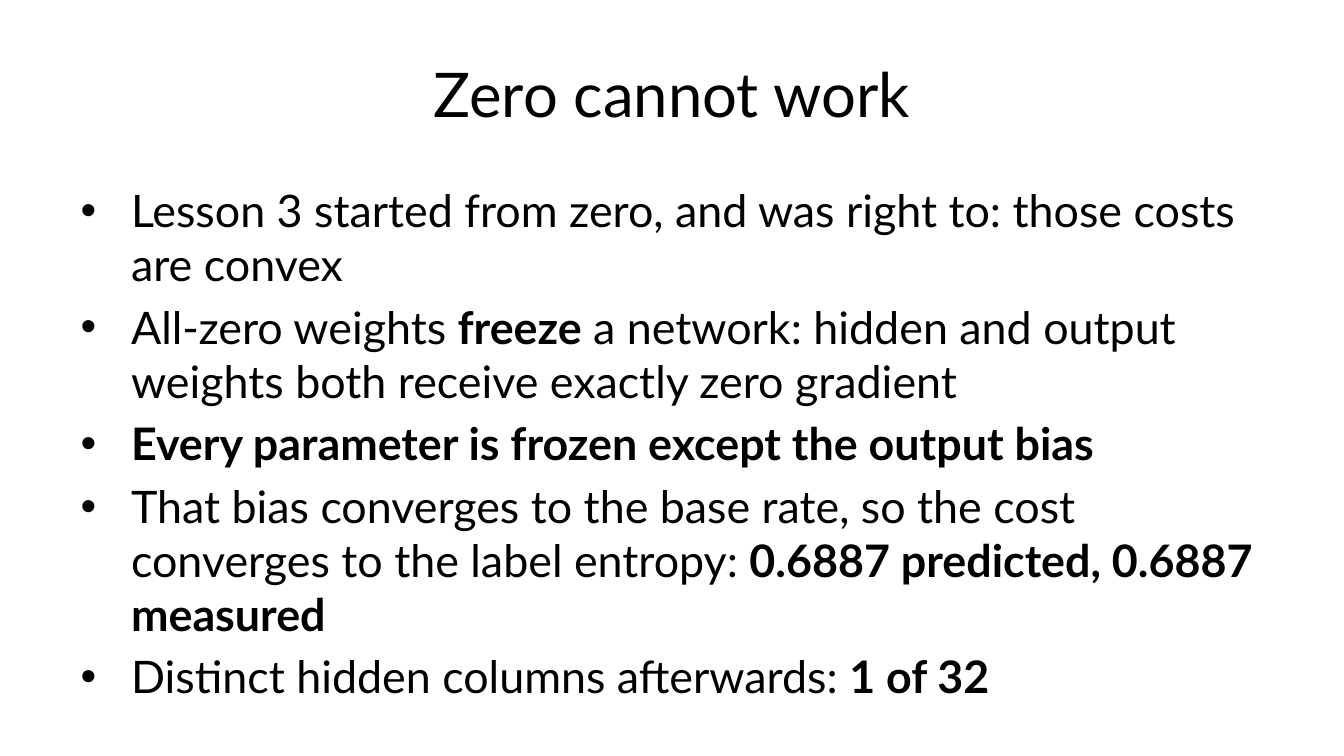
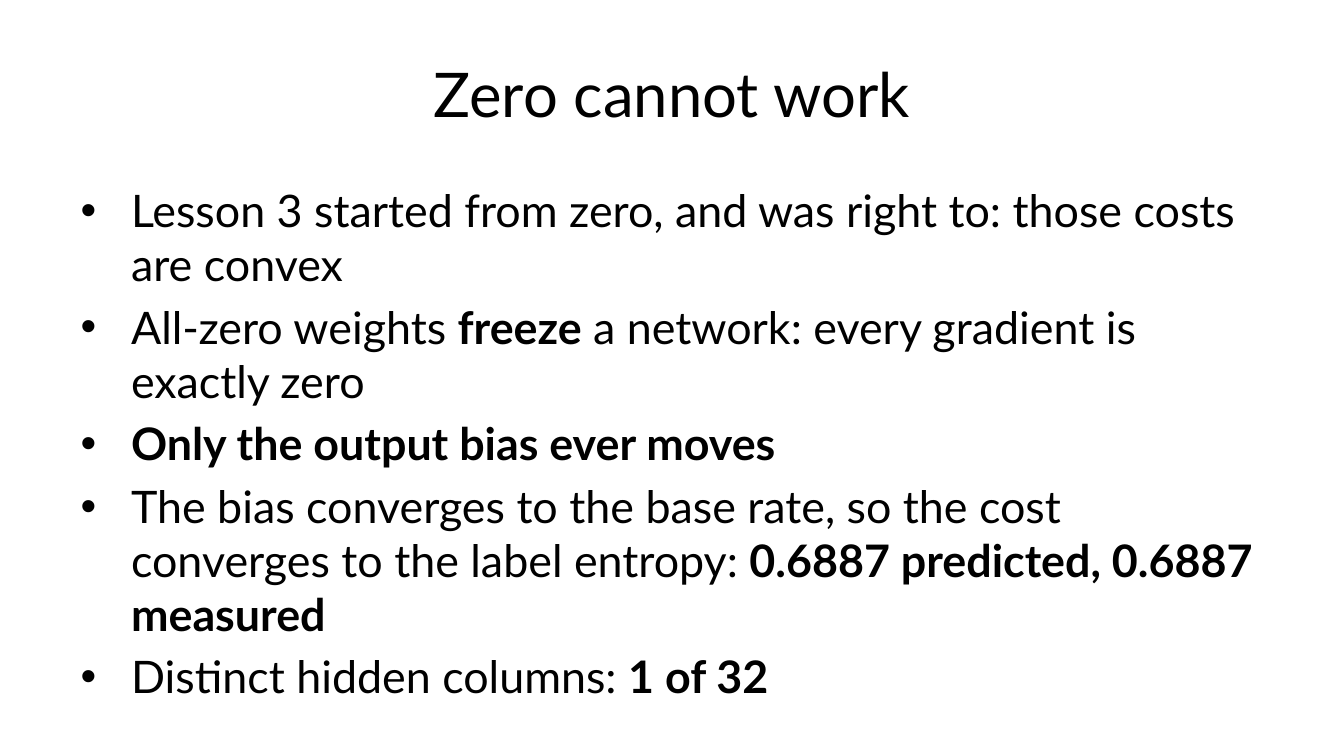
Before and after one commit to fabioantonini/technologies-for-artificial-intelligence, a slide deck: slide 52 of Lessons/09_neural_networks/Slides/neural_networks_slides.pptx. Drawn at 1344x756 pixels with LibreOffice and Linux fonts; fonts in the diff are those of the drawing; background and template pictures are left out. Boxes give left, top, right and bottom in pixels: in the first picture for what was removed or moved away, otherwise in the second. Text is boxed around its words. In the diff, an @@ line names an element or a change of style, - is before the commit and + after.

```diff
--- a/Lessons/09_neural_networks/Slides/neural_networks_slides.pptx
+++ b/Lessons/09_neural_networks/Slides/neural_networks_slides.pptx
@@ text at [131, 311, 1253, 694]: text changed @@
-• All-zero weights freeze a network: hidden and output weights both receive exactly zero gradient
-• Every parameter is frozen except the output bias
-• That bias converges to the base rate, so the cost converges to the label entropy: 0.6887 predicted, 0.6887 measured
-• Distinct hidden columns afterwards: 1 of 32
+• All-zero weights freeze a network: every gradient is exactly zero
+• Only the output bias ever moves
+• The bias converges to the base rate, so the cost converges to the label entropy: 0.6887 predicted, 0.6887 measured
+• Distinct hidden columns: 1 of 32
```
Also in this commit, not shown: 7 other slides changed, 12 other files.
